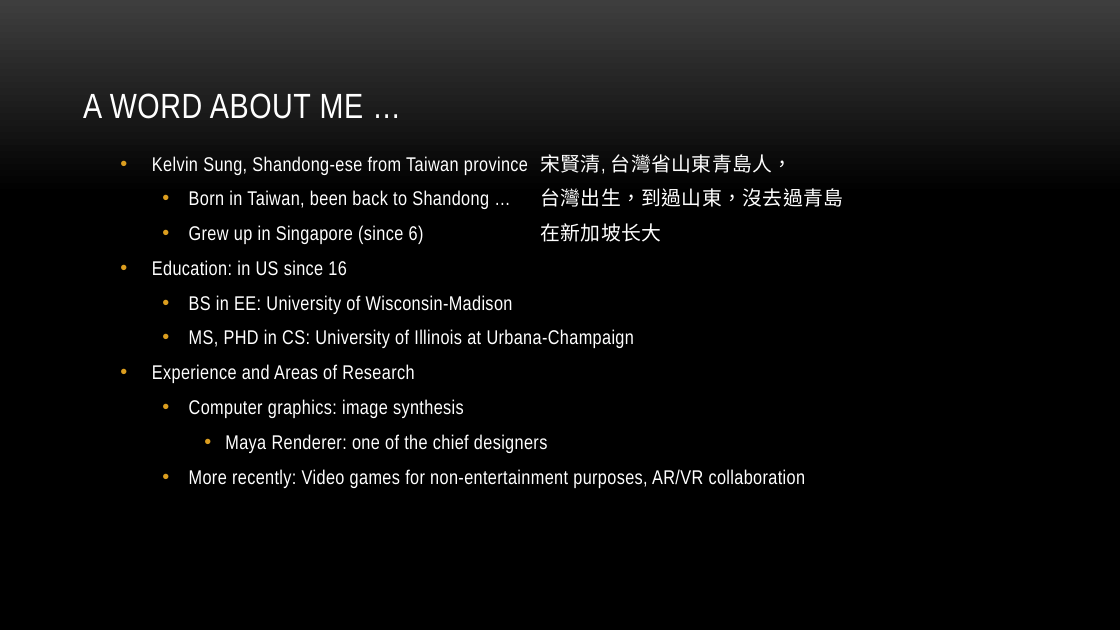
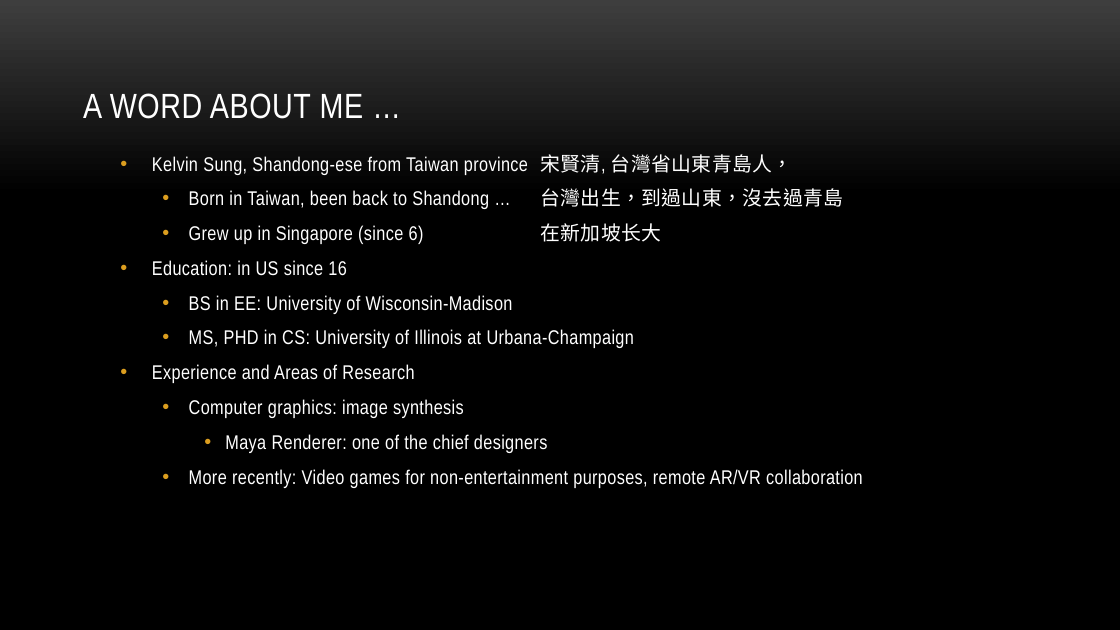
Before and after one commit to myuwbclasses/IntroGameDevelopment, a slide deck: slide 10 of PPT/Intro.pptx. Drawn at 1120x630 pixels with LibreOffice and Linux fonts; fonts in the diff are those of the drawing; background and template pictures are left out. Boxes give left, top, right and bottom in pixels: in the first picture for what was removed or moved away, otherwise in the second. Text is boxed around its words. In the diff, an @@ line names an element or a change of style, - is before the commit and + after.

```diff
--- a/PPT/Intro.pptx
+++ b/PPT/Intro.pptx
@@ text at bbox=[189, 469, 863, 488]: text changed @@
-  • More recently: Video games for non-entertainment purposes, AR/VR collaboration
+  • More recently: Video games for non-entertainment purposes, remote AR/VR collaboration
```
Also in this commit, not shown: 4 other slides changed, 54 other files.
